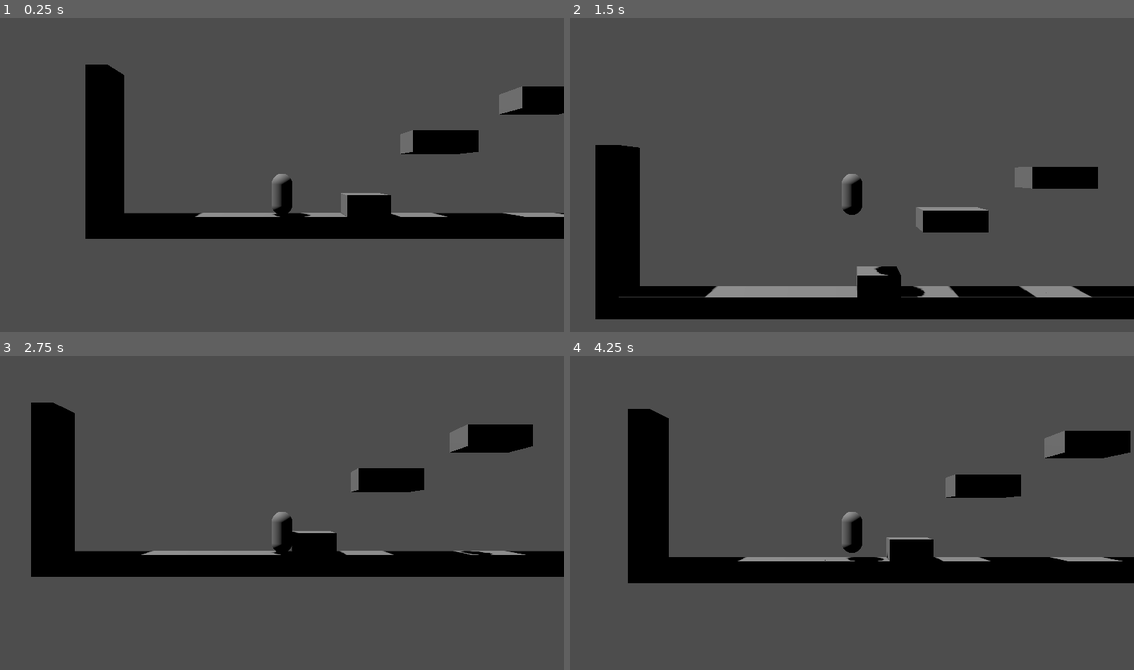
Above: before the commit, frames 1-4 (two rows, left to right).
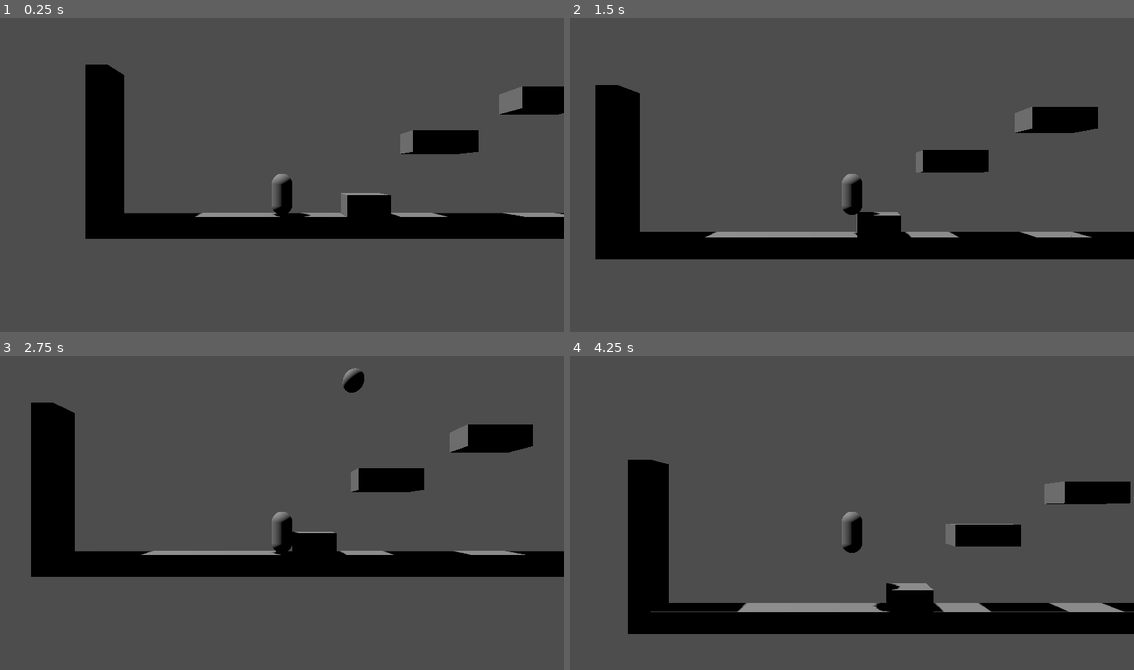
Above: after the commit, the same moments.

Repository: Lukko-Digital/upwell
Game: Godot game, scene res://src/main2.tscn
The game is run twice, just before and just after one commit, with the same random seed, the same clock (stepped at 60 frames per second) and the same inputs.
Inputs (mouse positions are in pixels of both pictures, inside the frame that each line leads up to):
- Up to frame 1 (0.25 s): no input
- Up to frame 2 (1.5 s): tap Enter at 0.5 s; move the mouse to (976, 159) at 0.52 s; hold D (right) 0.53-1.28 s; hold Right mouse button (attract) 0.53-1.28 s; tap Space (jump) at 0.77 s; move the mouse to (739, 190) at 1.27 s; hold A (left) from 1.28 s (still down); tap E (recall) at 1.35 s
- Up to frame 3 (2.75 s): tap Space (jump) at 1.52 s; move the mouse to (338, 440) at 2.02 s; release A (left) at 2.03 s; press the mouse at (338, 440) at 2.03 s; hold D (right) from 2.03 s (still down)
- Up to frame 4 (4.25 s): move the mouse to (823, 575) at 2.77 s; release the mouse at (823, 575) at 2.78 s; right-click (823, 575) at 2.85 s; tap Space (jump) at 3.02, 3.77 s; move the mouse to (1021, 560) at 3.52 s; release D (right) at 3.53 s; hold A (left) from 3.53 s (still down); hold E (recall) from 3.53 s (still down)

The runs differ from the first frame. In frame 2, 25% of the frame differs, in the area x 4-100%, y 21-96%; in frame 3, 0.3%; in frame 4, 23%.

Commit message:
name collision layers increase gravity

Diff:
--- a/project.godot
+++ b/project.godot
@@ -61,8 +61,15 @@
 [layer_names]
 
 2d_physics/layer_1="TERRAIN"
+3d_physics/layer_1="TERRAIN"
 2d_physics/layer_2="PLAYER"
+3d_physics/layer_2="PLAYER"
 2d_physics/layer_3="DRILL"
+3d_physics/layer_3="DRILL"
+
+[physics]
+
+3d/default_gravity=19.0
 
 [rendering]
 
